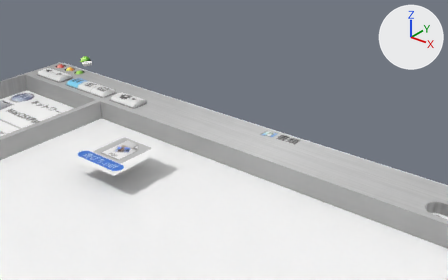
Renders of the Blender file Assets/Models/Windows/finder/10.3/Finder10.3.blend from each side of a commit.
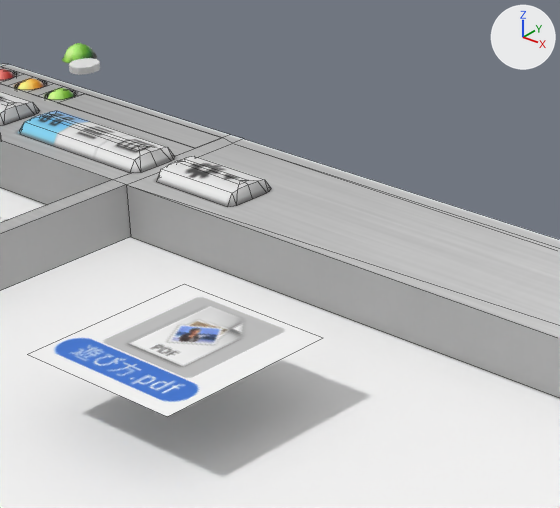
Each version is shown from a camera (50 mm lens) standing at (14.9, -12.86, 13.89) and looking at (-0.37, 6.22, 2.06), then close up on the part from 13% to 54% of the width and 15% to 73% of the height. The lights are fixed; the arrows at upper right show +X, +Y and +Z. The first two pictures are the older version. The close-ups show mesh edges as thin lines.

The older version as bpy lines, for what is in view:
```python
me_平面_001 = bpy.data.meshes.new('平面.001')
me_平面_001.from_pydata(...)  # 337 vertices, 231 faces; spans x -1.7..29.1, y -36.7..3.7, z -1.7..0.3
me_平面_001.materials.append(mat_マテリアル_005)  # picture img_front_png_004
me_平面_004 = bpy.data.meshes.new('平面.004')
me_平面_004.from_pydata(...)  # 4 vertices, 1 face; spans x -1.0..1.0, y -1.0..1.0, z 0.0
me_平面_004.materials.append(mat_マテリアル_010)  # picture img_button1_png
ob_平面_001 = bpy.data.objects.new('平面.001', me_平面_001)
ob_平面_001.location = (-15.55, 8.69, 0.85)
ob_平面_001.scale = (1.13, 0.527, 1.0)
ob_平面_002 = bpy.data.objects.new('平面.002', me_平面_004)
ob_平面_002.location = (-4.77, 3.86, 0.95)
ob_平面_002.scale = (1.5, 1.54, 1.0)
```
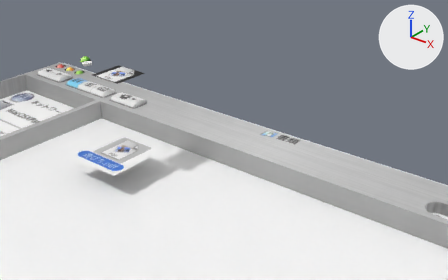
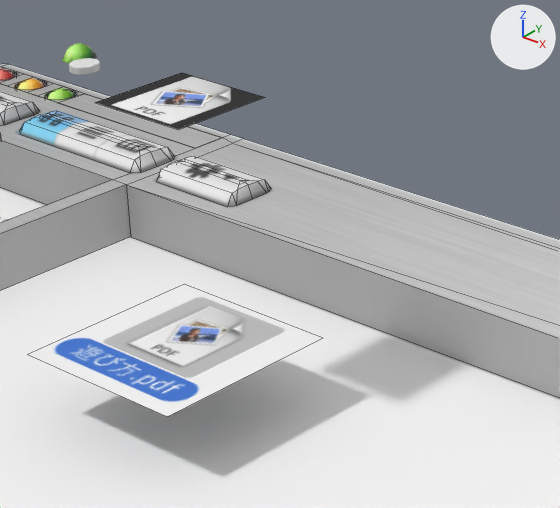
The change, as a diff of the scene's bpy script:
```diff
--- a/Assets/Models/Windows/finder/10.3/Finder10.3.blend.py
+++ b/Assets/Models/Windows/finder/10.3/Finder10.3.blend.py
@@ img_pdf_png @@
+img_pdf_png = load_image('PDF.png', '../PDF.png', 128, 128, 'sRGB')
@@ mat_マテリアル_003 @@
+mat_マテリアル_003 = principled_material('マテリアル.003')
+mat_マテリアル_003.texture = img_pdf_png
@@ me_平面_002 @@
+me_平面_002.from_pydata(...)  # 4 vertices, 1 face; spans x -1.0..1.0, y -1.0..1.0, z 0.0
+me_平面_002.materials.append(mat_マテリアル_003)  # picture img_pdf_png
@@ ob_icons @@
+ob_icons = bpy.data.objects.new('icons', me_平面_002)
+ob_icons.location = (-4.77, 4.3, 4.64)
+ob_icons.scale = (0.853, 0.819, 1.0)
```

Pixel boxes [x1, y1, x2, y2] of what changed, in the close-ups (560 x 508 px):
'icons', added: after [95, 73, 265, 130]
